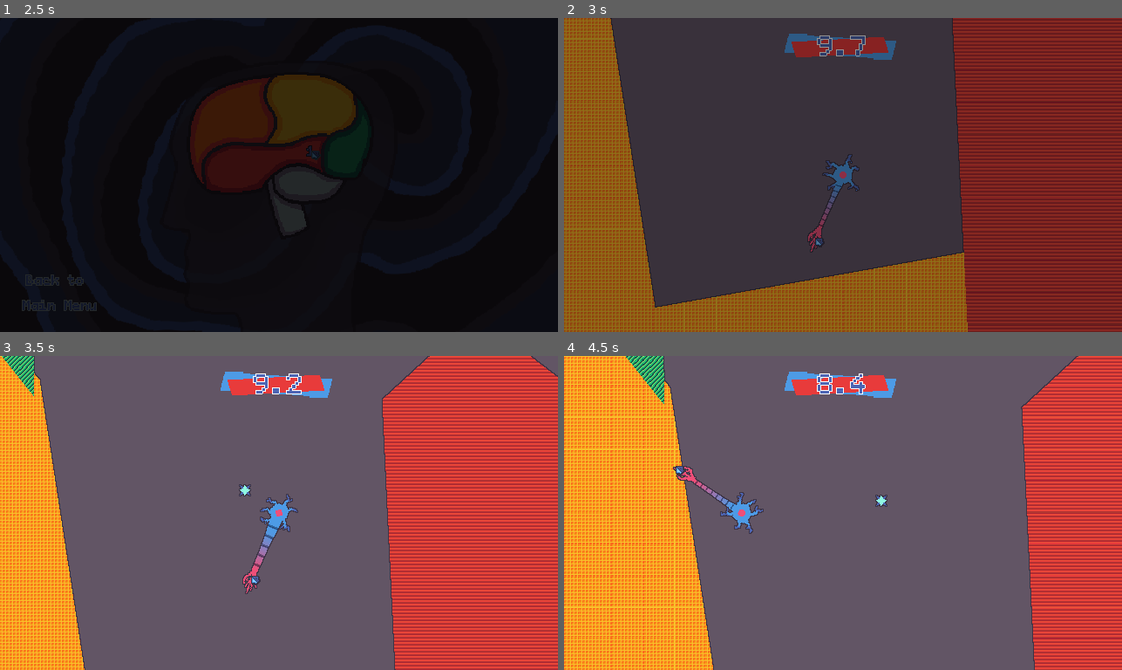
Above: before the commit, frames 1-4 (two rows, left to right).
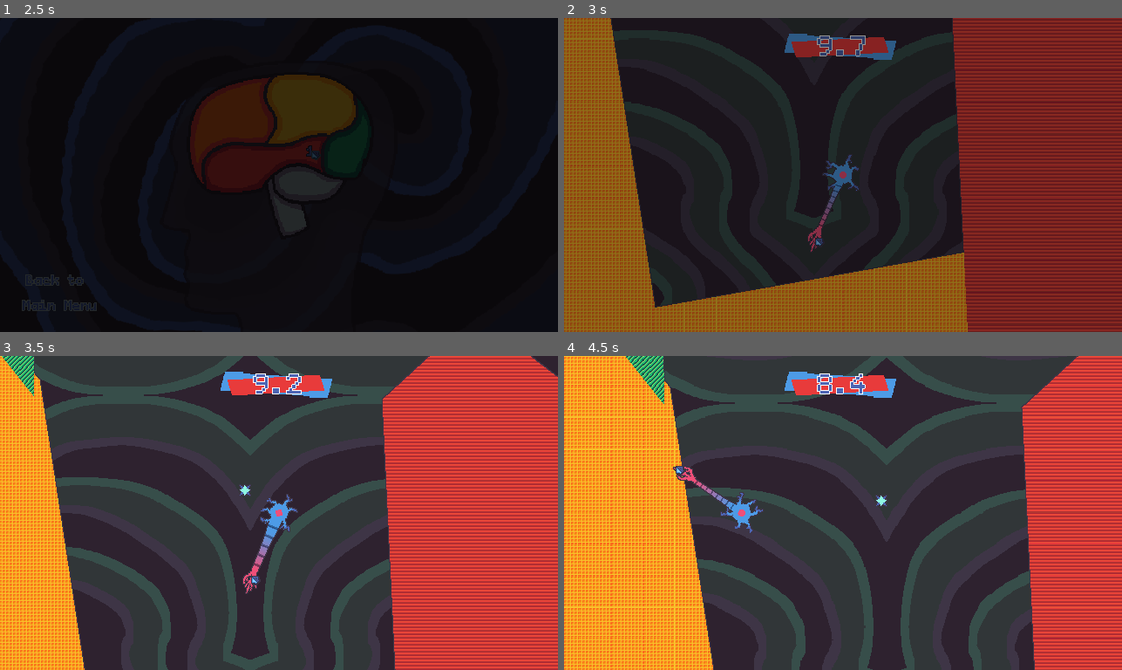
Above: after the commit, the same moments.

Repository: bnhrl/MomentumIsEverythingCountDown
Game: Godot game, scene res://Game/MainMenu/main_menu.tscn
The game is run twice, just before and just after one commit, with the same random seed, the same clock (stepped at 60 frames per second) and the same inputs.
Inputs (mouse positions are in pixels of both pictures, inside the frame that each line leads up to):
- Up to frame 1 (2.5 s): move the mouse to (267, 225) at 0.52 s; hold D (right) 0.53-1.28 s; click (267, 225) at 0.6 s; move the mouse to (61, 291) at 1.27 s; hold S (down) 1.28-2.03 s; click (61, 291) at 1.35 s; move the mouse to (312, 149) at 2.02 s; hold D (right) from 2.03 s (still down); click (312, 149) at 2.1 s
- Up to frame 2 (3 s): move the mouse to (815, 237) at 2.77 s; release D (right) at 2.78 s; hold W (up) from 2.78 s (still down); click (815, 237) at 2.85 s
- Up to frame 3 (3.5 s): keep holding W (up)
- Up to frame 4 (4.5 s): move the mouse to (1010, 560) at 3.52 s; release W (up) at 3.53 s; hold A (left) from 3.53 s (still down); click (1010, 560) at 3.6 s; tap Escape (escape) at 4.15 s; move the mouse to (675, 465) at 4.27 s; click (675, 465) at 4.35 s

Frame 1 is identical in both runs. In frame 2, 40% of the frame differs, in the area x 8-72%, y 0-92%; in frame 3, 57%; in frame 4, 59%, in the area x 17-92%, y 0-100%.

Commit message:
Fixed the Jack-induced bug, added Level background

Diff:
--- a/Game/Enemies/DigestiveEnzyme/digestive_enzyme.gd
+++ b/Game/Enemies/DigestiveEnzyme/digestive_enzyme.gd
@@ -5,6 +5,8 @@
 	target = PlayerManager.player
 
 func _process_movement(delta: float) -> void:
+	if !target: return
+
 	var target_direction := global_position.direction_to(target.global_position)
 	direction = LerpHelper.lv2(direction, target_direction, 4.0, delta)
 	var target_velocity := direction * speed * delta
--- a/Game/Enemies/DigestiveEnzyme/digestive_enzyme.tscn
+++ b/Game/Enemies/DigestiveEnzyme/digestive_enzyme.tscn
@@ -38,6 +38,7 @@
 
 [node name="DetectionArea" parent="." index="2" unique_id=2072933801]
 process_mode = 4
+visible = false
 
 [node name="Sprite" type="AnimatedSprite2D" parent="Model" parent_id_path=PackedInt32Array(87698194) index="0" unique_id=200422289]
 sprite_frames = SubResource("SpriteFrames_c6smh")
--- a/Game/Levels/_Base/level.gd
+++ b/Game/Levels/_Base/level.gd
@@ -27,8 +27,9 @@
 	if Input.is_action_pressed("escape"):
 		exiting -= delta
 		if exiting <= 0.0:
+			Scenes.swap_scene("Level Select")
+			await Scenes.faded
 			Effects.unintensify()
-			Scenes.swap_scene("Level Select")
 		exiting_label.text = "Exiting... " + str(snappedf(exiting, 0.1))
 		exiting_label.show()
 	else:
@@ -68,16 +69,17 @@
 	spawn_enzyme()
 
 func player_dead() -> void:
-	Effects.unintensify()
 	await Scenes._fade_in(0.25)
 	get_tree().reload_current_scene()
+	Effects.unintensify()
 	Scenes._fade_out(0.25)
 
 func level_completed() -> void:
-	Effects.unintensify()
 	var lvl := name.replacen("Level","")
 	Scenes.level_completed(int(lvl))
 	Scenes.swap_scene("Level Select")
+	await Scenes.faded
+	Effects.unintensify()
 
 func spawn_enzyme() -> void:
 	if $Enemies.get_children().size() < 300:
--- a/Game/Levels/_Base/level.tscn
+++ b/Game/Levels/_Base/level.tscn
@@ -3,6 +3,8 @@
 [ext_resource type="Script" uid="uid://nhvbyg5sl1vd" path="res://Game/Levels/_Base/level.gd" id="1_4nsif"]
 [ext_resource type="PackedScene" uid="uid://crkrc2q1qfpns" path="res://Game/CountDownTimer/count_down_timer.tscn" id="2_mndar"]
 [ext_resource type="Shader" uid="uid://y6t5gm6jds58" path="res://Assets/Shaders/outline_2d.gdshader" id="3_4nsif"]
+[ext_resource type="Shader" uid="uid://wu085sklw13i" path="res://Assets/Shaders/world_tiling_2d.gdshader" id="4_vgjax"]
+[ext_resource type="Texture2D" uid="uid://clg2nupt156li" path="res://Assets/Textures/background_0.png" id="5_x38k5"]
 
 [sub_resource type="ShaderMaterial" id="ShaderMaterial_mndar"]
 shader = ExtResource("3_4nsif")
@@ -10,6 +12,11 @@
 shader_parameter/outline_thickness = 1.0
 
 [sub_resource type="TileSet" id="TileSet_4nsif"]
+
+[sub_resource type="ShaderMaterial" id="ShaderMaterial_dno0g"]
+shader = ExtResource("4_vgjax")
+shader_parameter/tile_texture = ExtResource("5_x38k5")
+shader_parameter/tile_size = Vector2(720, 1280)
 
 [sub_resource type="NavigationPolygon" id="NavigationPolygon_4nsif"]
 source_geometry_mode = 1
@@ -52,6 +59,11 @@
 
 [node name="PolygonWalls" type="Node2D" parent="WallLayer" unique_id=576414089]
 
+[node name="Background" type="Polygon2D" parent="." unique_id=675105712]
+z_index = -10
+material = SubResource("ShaderMaterial_dno0g")
+polygon = PackedVector2Array(-5120, -5120, -5120, 5120, 5120, 5120, 5120, -5120)
+
 [node name="NavigationRegion" type="NavigationRegion2D" parent="." unique_id=517625210]
 navigation_polygon = SubResource("NavigationPolygon_4nsif")
 
--- a/_Globals/Scenes/_Scenes.gd
+++ b/_Globals/Scenes/_Scenes.gd
@@ -17,10 +17,13 @@
 		return
 	var scene: PackedScene = SCENES.get(scene_name)
 	await _fade_in()
+	faded.emit()
 	get_tree().change_scene_to_packed(scene)
 	await _fade_out()
+	faded.emit()
 
 @onready var fade: ColorRect = $Fade
+signal faded
 func _fade_in(time := 0.5) -> Signal:
 	var tween := create_tween()
 	fade.show()
Binary file added: Assets/Textures/background_0.png
Not shown, added: Assets/Textures/background_0.png.import
